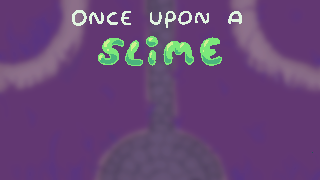
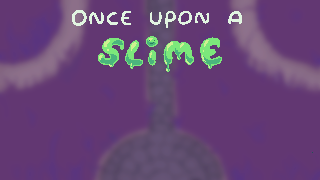
The second w=320, h=180 image is a revision of the first. Changes to its layers:
added layer "Paint Layer 15" in group "Clipping Group 13" over (131, 40, 190, 64)
painted on "Paint Layer 14" over (109, 40, 220, 72)
painted on "Mask Layer" (1st of 2, in "Clipping Group 13") over (109, 40, 220, 72)
painted on "Paint Layer 12" over (109, 40, 220, 72)